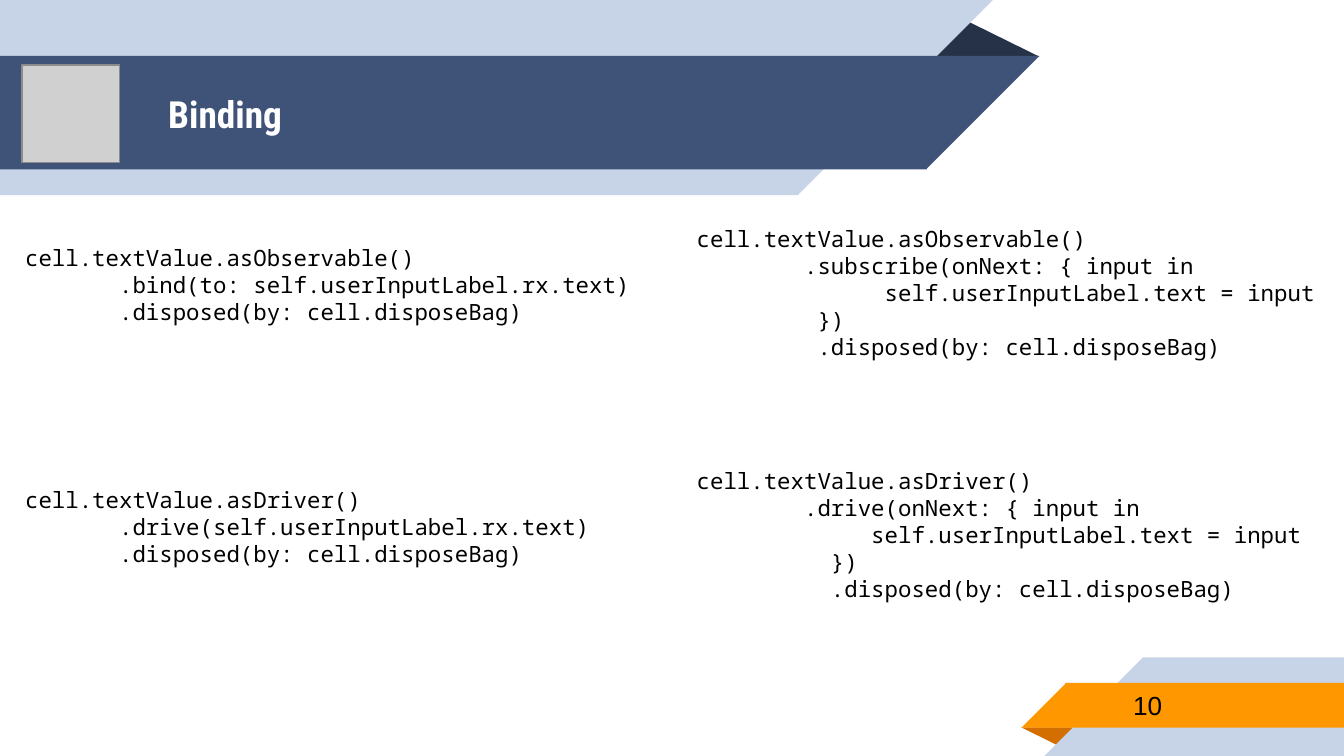
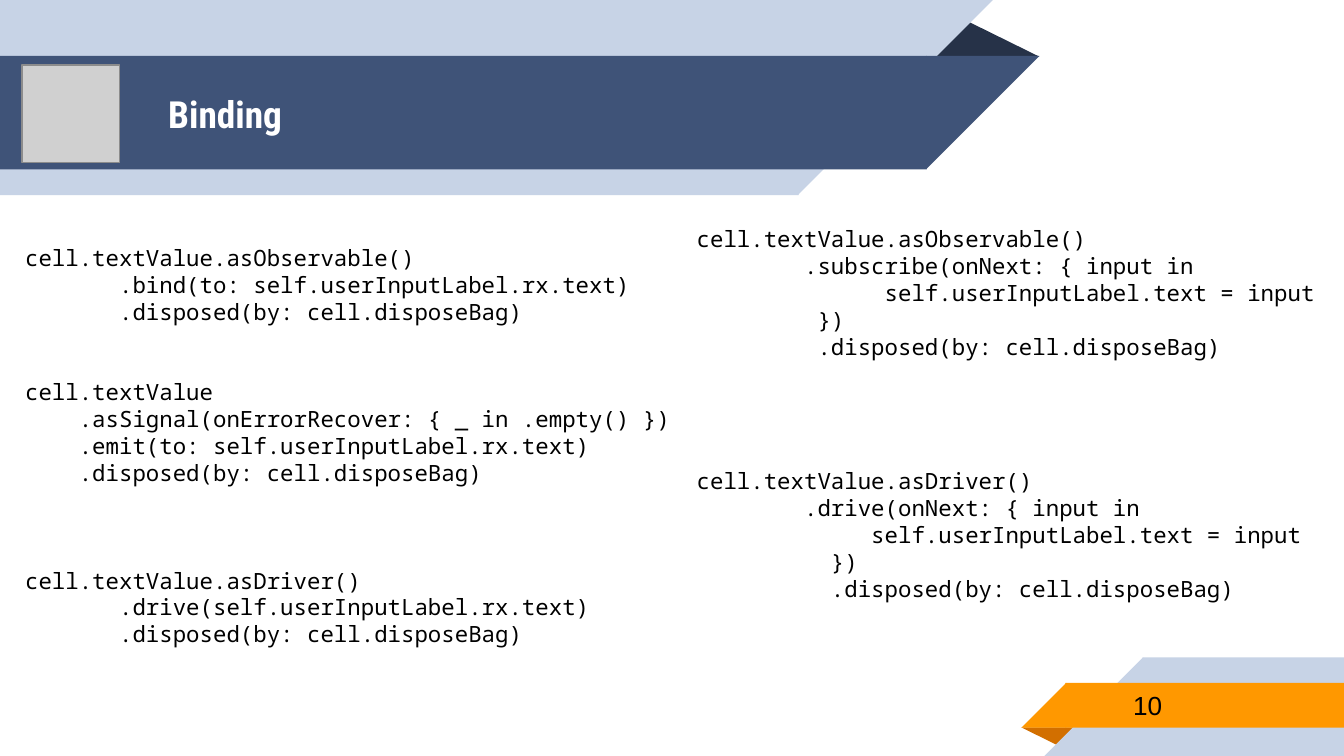
Before and after one commit to younghwankim/RxSwiftClass, a slide deck: slide 10 of AdvancedRxSwift/day4/AdvancedRxSwift4.pptx. Drawn at 1344x756 pixels with LibreOffice and Linux fonts; fonts in the diff are those of the drawing; grey boxes stand for pictures. Boxes give left, top, right and bottom in pixels: in the first picture for what was removed or moved away, otherwise in the second. Text is boxed around its words. In the diff, an @@ line names an element or a change of style, - is before the commit and + after.

```diff
--- a/AdvancedRxSwift/day4/AdvancedRxSwift4.pptx
+++ b/AdvancedRxSwift/day4/AdvancedRxSwift4.pptx
@@ text at (25,303,629,460): paragraphs added @@
+.disposed(by: cell.disposeBag)
+cell.textValue
+.asSignal(onErrorRecover: { _ in .empty() })
+.emit(to: self.userInputLabel.rx.text)
```
Also in this commit, not shown: 1 other file.
